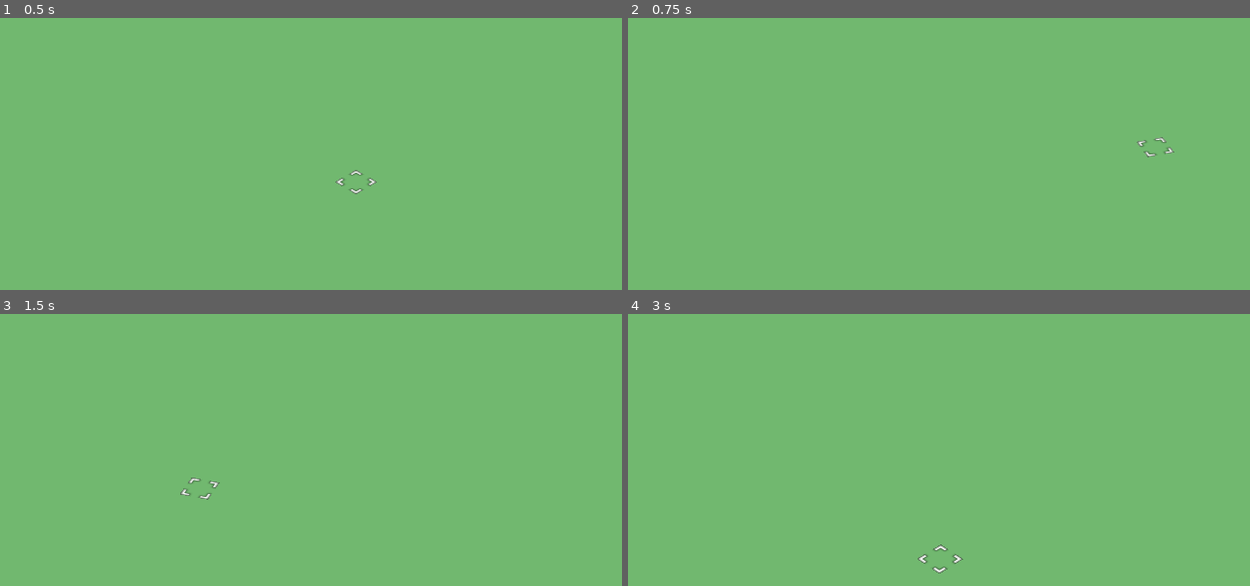
Above: before the commit, frames 1-4 (two rows, left to right).
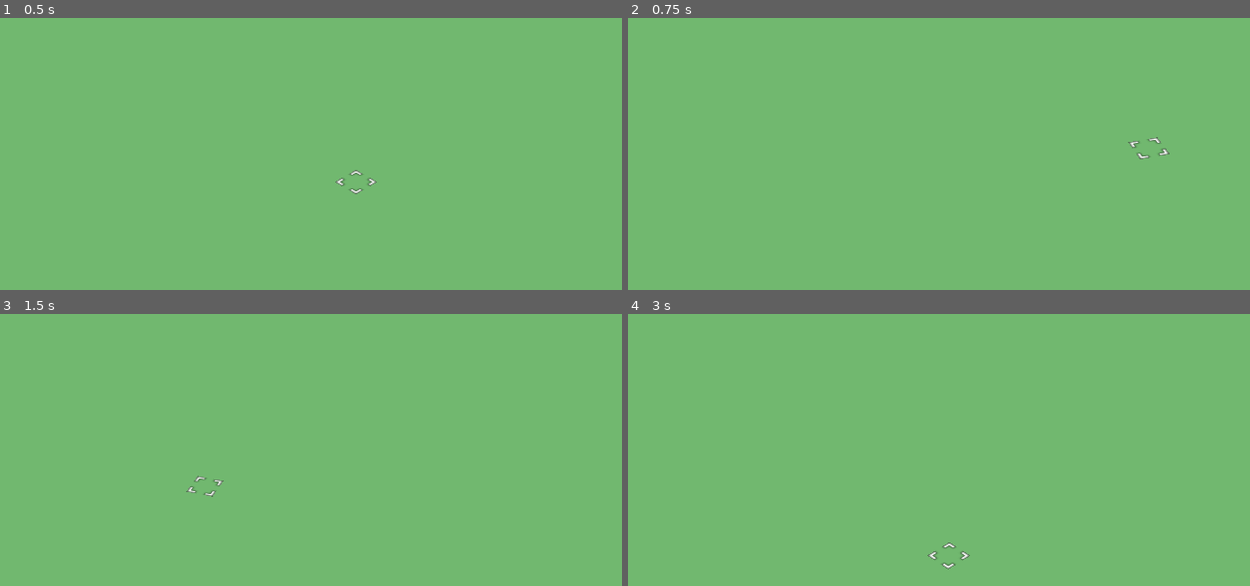
Above: after the commit, the same moments.

Repository: isym444/2024DYHTG
Game: Godot game, scene res://scene/main.tscn
Same seed, same stepped clock (60 frames per second), same inputs: the game is played once before the commit and once after it.
Inputs (mouse positions are in pixels of both pictures, inside the frame that each line leads up to):
- Up to frame 1 (0.5 s): no input
- Up to frame 2 (0.75 s): tap Enter at 0.5 s; move the mouse to (1156, 154) at 0.52 s; hold E (rotateRight) from 0.53 s (still down); tap Z (camera_zoom_in, bound only after the commit) at 0.6 s
- Up to frame 3 (1.5 s): tap X (camera_zoom_out, bound only after the commit) at 0.8, 1.35 s; tap Space (camera_center) at 1.25 s; move the mouse to (199, 493) at 1.27 s; release E (rotateRight) at 1.28 s; hold Q (rotateLeft) from 1.28 s (still down)
- Up to frame 4 (3 s): tap Z (camera_zoom_in, bound only after the commit) at 1.55 s; move the mouse to (1063, 376) at 2.02 s; release Q (rotateLeft) at 2.03 s; hold E (rotateRight) from 2.03 s (still down); tap S (camera_back) at 2.1 s; tap X (camera_zoom_out, bound only after the commit) at 2.3 s; tap Enter at 2.75 s; move the mouse to (945, 558) at 2.77 s; tap Space (camera_center) at 2.85 s

Frame 1 is identical in both runs. In frame 2, 0.2% of the frame differs, in the area x 80-88%, y 43-52%; in frame 3, 0.2%; in frame 4, 0.3%, in the area x 46-55%, y 83-96%.

Commit message:
camera movment

Diff:
--- a/project.godot
+++ b/project.godot
@@ -62,3 +62,13 @@
 "events": [Object(InputEventKey,"resource_local_to_scene":false,"resource_name":"","device":-1,"window_id":0,"alt_press …(192 unchanged characters)…
 ]
 }
+camera_zoom_in={
+"deadzone": 0.5,
+"events": [Object(InputEventKey,"resource_local_to_scene":false,"resource_name":"","device":-1,"window_id":0,"alt_pressed":false,"shift_pressed":false,"ctrl_pressed":false,"meta_pressed":false,"pressed":false,"keycode":0,"physical_keycode":90,"key_label":0,"unicode":122,"location":0,"echo":false,"script":null)
+]
+}
+camera_zoom_out={
+"deadzone": 0.5,
+"events": [Object(InputEventKey,"resource_local_to_scene":false,"resource_name":"","device":-1,"window_id":0,"alt_pressed":false,"shift_pressed":false,"ctrl_pressed":false,"meta_pressed":false,"pressed":false,"keycode":0,"physical_keycode":88,"key_label":0,"unicode":120,"location":0,"echo":false,"script":null)
+]
+}
--- a/scene/main.tscn
+++ b/scene/main.tscn
@@ -19,8 +19,9 @@
 transform = Transform3D(1, 0, 0, 0, -4.37114e-08, -1, 0, 1, -4.37114e-08, 0, 0, 0)
 texture = ExtResource("2_sdq3r")
 
-[node name="view" type="Node3D" parent="."]
+[node name="view" type="Node3D" parent="." node_paths=PackedStringArray("view_camera")]
 script = ExtResource("3_7of7j")
+view_camera = NodePath("Camera3D")
 
 [node name="Camera3D" type="Camera3D" parent="view"]
 transform = Transform3D(0.707107, -0.40558, 0.579228, 0, 0.819152, 0.573576, -0.707107, -0.40558, 0.579228, 30, 30, 30)
--- a/script/viewControl.gd
+++ b/script/viewControl.gd
@@ -3,9 +3,9 @@
 var camera_position:Vector3
 var camera_rotation:Vector3
 
-@export var rotationInc:int = 90
-
-@onready var camera = $Camera
+var rotationInc:int = 90
+var zoomInc:int = 20
+@export var view_camera:Camera3D
 
 func _ready():
 
@@ -24,7 +24,7 @@
 
 # Handle input
 
-func handle_input(_delta):
+func handle_input(delta):
 
 	#movement of camera
 	var input := Vector3.ZERO
@@ -46,3 +46,10 @@
 	# Back to center
 	if Input.is_action_pressed("camera_center"):
 		camera_position = Vector3()
+
+
+	#zoom of camera
+	if Input.is_action_just_pressed("camera_zoom_in"):
+		view_camera.fov = lerp(view_camera.fov, view_camera.fov-zoomInc, delta * 5)
+	if Input.is_action_just_pressed("camera_zoom_out"):
+		view_camera.fov = lerp(view_camera.fov, view_camera.fov+zoomInc, delta * 5)
Not shown, changed: .gitignore
